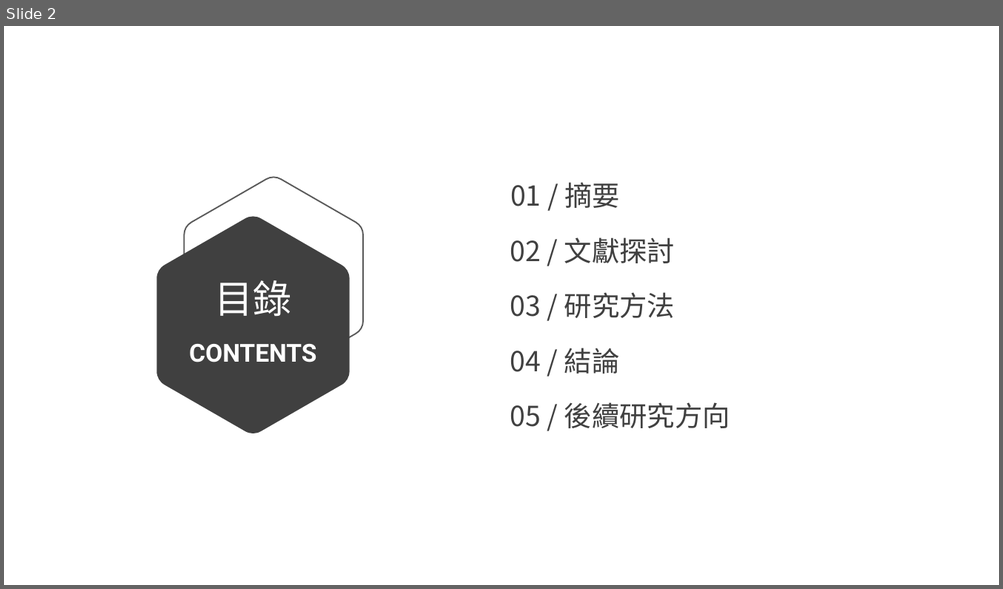
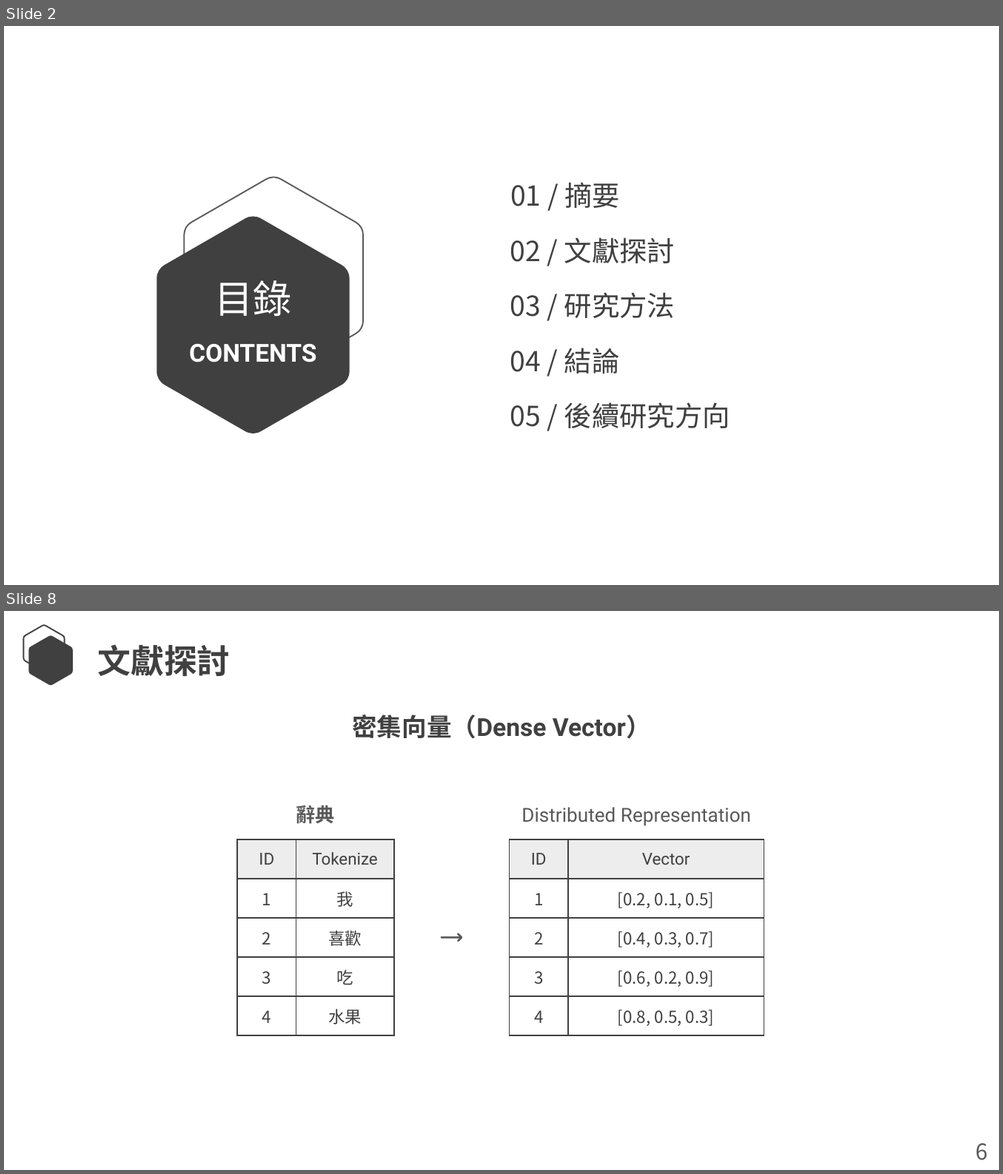
Before and after one commit to Lcwei-0708/lcwei-0708.github.io, a slide deck: data/paper/深度神經網路於中文斷詞之研究/深度神經網路於中文斷詞之研究.pptx. Shown one above the other, each under a label of ours: slide 2 before the commit, slides 2 and 8 after it; the slides between them are not shown. The pictures are 1003x589 and 1003x1174 pixels, drawn with LibreOffice and Linux fonts; fonts in the diff are those of the drawing. Boxes give left, top, right and bottom in pixels: in the first picture for what was removed or moved away, otherwise in the second. Text is boxed around its words. In the diff, an @@ line names an element or a change of style, - is before the commit and + after.

```diff
--- a/data/paper/深度神經網路於中文斷詞之研究/深度神經網路於中文斷詞之研究.pptx
+++ b/data/paper/深度神經網路於中文斷詞之研究/深度神經網路於中文斷詞之研究.pptx
@@ slide 8 added at [4,611,999,1170], background #FFFFFF @@
@@ freeform shape added at [24,625,65,672], outline #404040 1 pt @@
@@ freeform shape added at [29,636,73,686], fill #404040 @@
@@ text added at [97,644,230,676], 24 pt, text #404040, bold @@
+文獻探討
@@ text added at [352,715,651,738], 18 pt, text #404040, bold @@
+密集向量（Dense Vector）
@@ text added at [296,806,335,823], 14 pt, text #595959, bold @@
+辭典
@@ text added at [521,807,751,826], 14 pt, text #595959 @@
+Distributed Representation
@@ table added at [236,840,393,1036], 5 rows, 2 columns @@
+ID | Tokenize
+1 | 我
+2 | 喜歡
+3 | 吃
+4 | 水果
@@ table added at [509,840,764,1036], 5 rows, 2 columns @@
+ID | Vector
+1 | [0.2, 0.1, 0.5]
+2 | [0.4, 0.3, 0.7]
+3 | [0.6, 0.2, 0.9]
+4 | [0.8, 0.5, 0.3]
@@ freeform shape added at [441,934,461,943], fill #595959, outline #595959 0.25 pt @@
@@ text added at [975,1144,987,1161], 16 pt, text #595959 @@
+6
```
Also in this commit, not shown: 2 slides changed, 23 other slides added, 13 slides removed, 1 other file.
